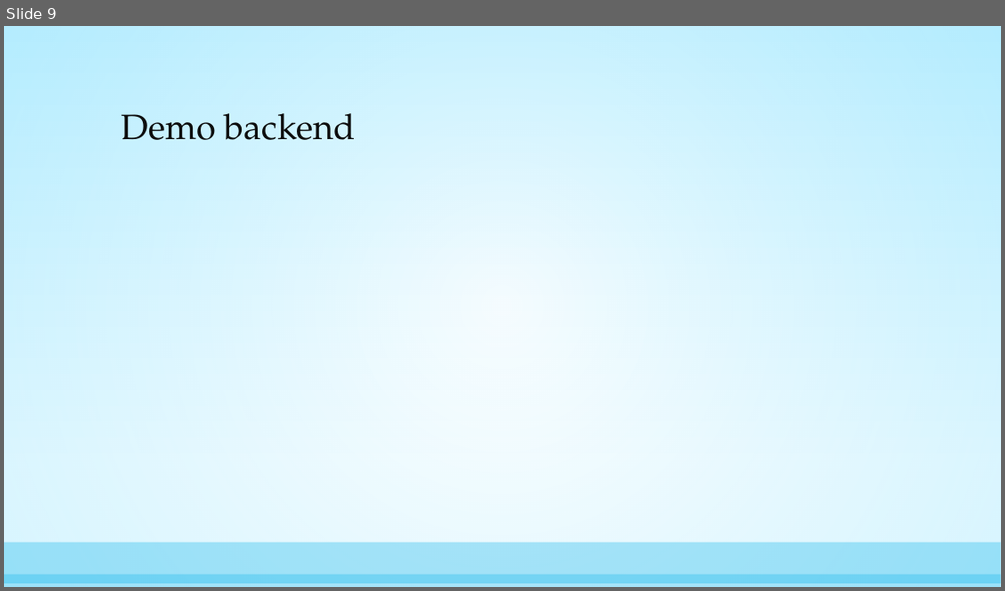
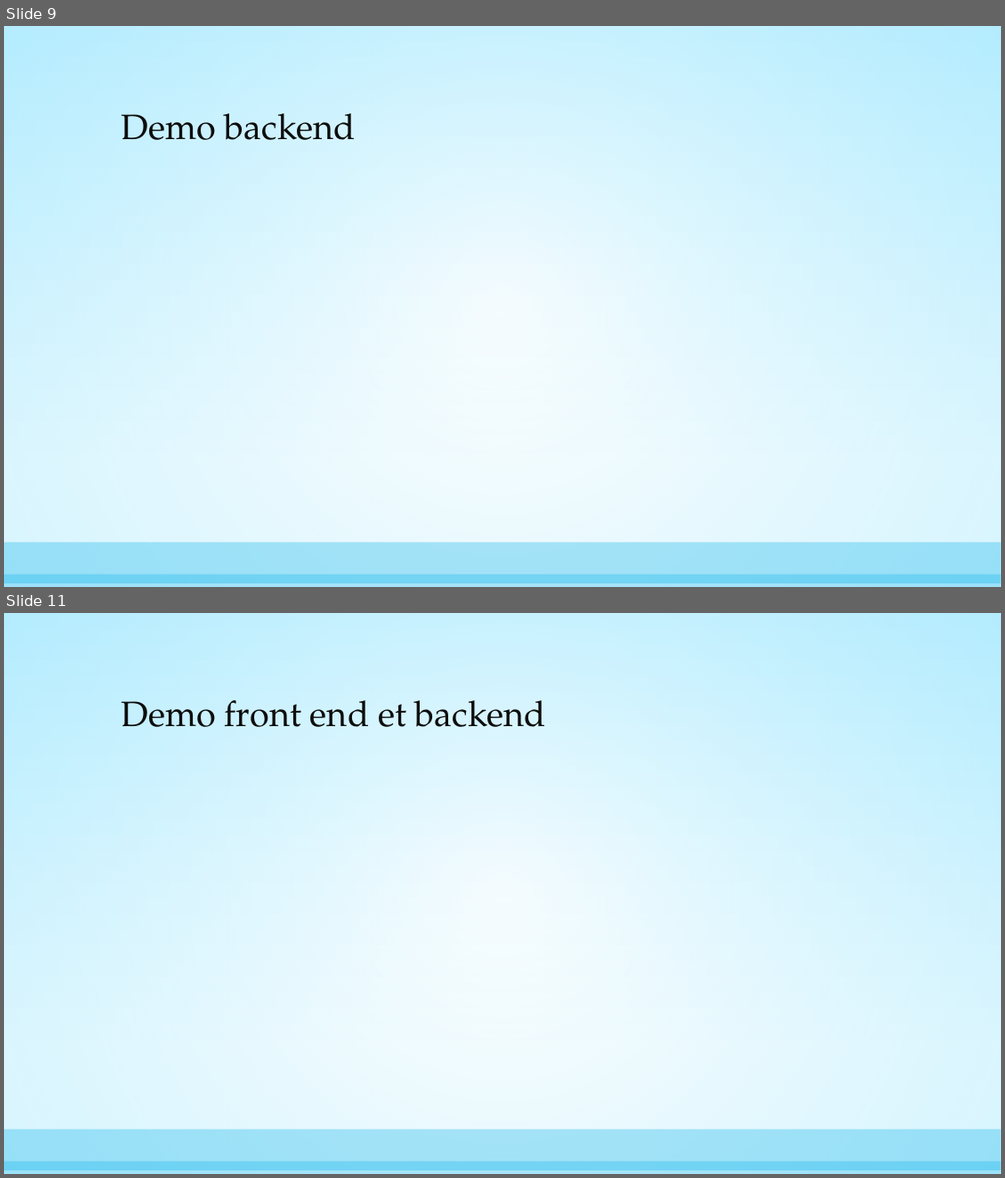
Before and after one commit to AnthonyGiretti/Angular5-RealTime-gauges-with-SignalR-Core-EFCore2, a slide deck: BackEnd/Angular 5 et SignalR.pptx. Shown one above the other, each under a label of ours: slide 9 before the commit, slides 9 and 11 after it; the slides between them are not shown. The pictures are 1005x591 and 1005x1178 pixels, drawn with LibreOffice and Linux fonts; fonts in the diff are those of the drawing. Boxes give left, top, right and bottom in pixels: in the first picture for what was removed or moved away, otherwise in the second. Text is boxed around its words. In the diff, an @@ line names an element or a change of style, - is before the commit and + after.

```diff
--- a/BackEnd/Angular 5 et SignalR.pptx
+++ b/BackEnd/Angular 5 et SignalR.pptx
@@ slide 11 added at (x1=4, y1=613, x2=1001, y2=1174), background gradient #C8F1FF to #FFFFFF; not listed: 3 template elements that a slide beside it also shows @@
@@ title added at (x1=121, y1=700, x2=546, y2=727), 34 pt, text #0D0D0D @@
+Demo front end et backend
```
Also in this commit, not shown: 2 other slides added.
